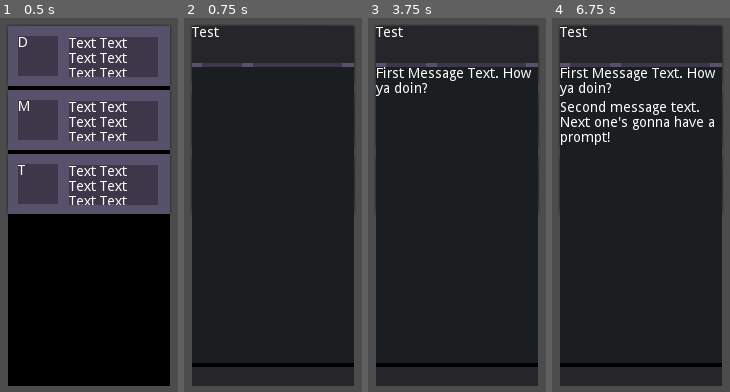
Above: before the commit, frames 1-4 (left to right).
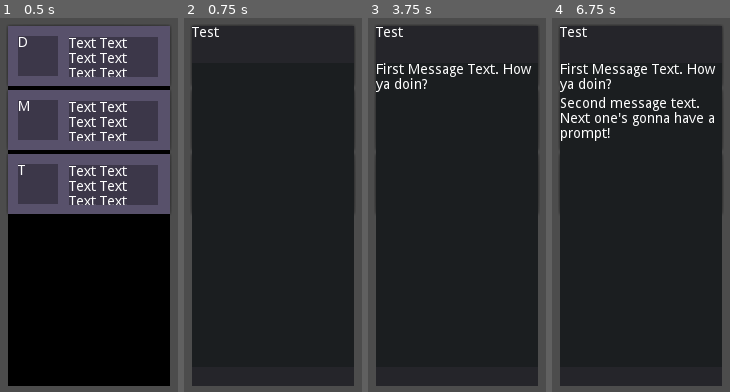
Above: after the commit, the same moments.

Repository: ThomasApplewhite/LexGame
Game: Godot game, scene res://Scripts_Scenes/PhoneScenes/AppSlates/GameplayAppSlates/TextMessenger/TextMessengerAppSlate.tscn
Two runs of this game, one before a commit and one after it. Both use one fixed random seed, a clock stepped at 60 frames per second and the inputs below.
Inputs (mouse positions are in pixels of both pictures, inside the frame that each line leads up to):
- Up to frame 1 (0.5 s): no input
- Up to frame 2 (0.75 s): click (273, 55) at 0.5 s
- Up to frame 3 (3.75 s): click (457, 118) at 1.27 s; click (457, 182) at 2.02 s; click (457, 55) at 2.75 s; click (457, 118) at 3.52 s
- Up to frame 4 (6.75 s): click (641, 182) at 4.27 s; click (641, 55) at 5 s; click (641, 118) at 5.77 s; click (641, 182) at 6.52 s

Frame 1 is identical in both runs. In frame 2, 1.9% of the frame differs, in the area x 4-96%, y 12-94%; in frame 3, 3.6%; in frame 4, 6.9%.

Commit message:
Set seperation to 0 for ConversationAppSlate VBoxContainer

Diff:
--- a/Scripts_Scenes/PhoneScenes/AppSlates/GameplayAppSlates/TextMessenger/ConversationAppSlate.tscn
+++ b/Scripts_Scenes/PhoneScenes/AppSlates/GameplayAppSlates/TextMessenger/ConversationAppSlate.tscn
@@ -18,6 +18,7 @@
 anchor_bottom = 1.0
 size_flags_horizontal = 3
 size_flags_vertical = 3
+custom_constants/separation = 0
 
 [node name="HeaderControl" type="Control" parent="VBoxContainer"]
 margin_right = 162.0
@@ -39,9 +40,9 @@
 text = "TEXT TEXT TEXT TEXT TEXT TEXT TEXT"
 
 [node name="TextControl" type="Control" parent="VBoxContainer"]
-margin_top = 41.0
+margin_top = 37.0
 margin_right = 162.0
-margin_bottom = 337.0
+margin_bottom = 341.0
 size_flags_horizontal = 3
 size_flags_vertical = 3
 size_flags_stretch_ratio = 8.0
@@ -59,21 +60,21 @@
 
 [node name="ScrollContainer" type="ScrollContainer" parent="VBoxContainer/TextControl/TextVBoxContainer"]
 margin_right = 162.0
-margin_bottom = 212.0
+margin_bottom = 218.0
 size_flags_horizontal = 3
 size_flags_vertical = 3
 size_flags_stretch_ratio = 8.0
 
 [node name="MessageVBoxContainer" type="VBoxContainer" parent="VBoxContainer/TextControl/TextVBoxContainer/ScrollContainer"]
 margin_right = 162.0
-margin_bottom = 212.0
+margin_bottom = 218.0
 size_flags_horizontal = 3
 size_flags_vertical = 3
 
 [node name="PromptControl" type="Control" parent="VBoxContainer/TextControl/TextVBoxContainer"]
-margin_top = 216.0
+margin_top = 222.0
 margin_right = 162.0
-margin_bottom = 296.0
+margin_bottom = 304.0
 size_flags_horizontal = 3
 size_flags_vertical = 3
 size_flags_stretch_ratio = 3.0
